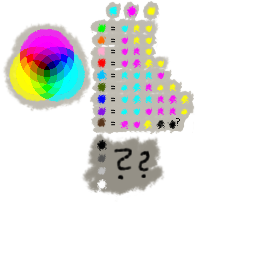
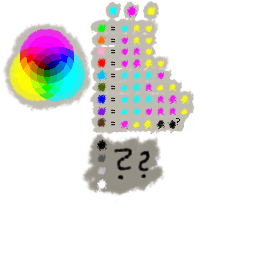
Revision of a layered 256 × 256 image; what changed, layer by layer:
painted on "Hintergrund" over [133, 120, 178, 129]
